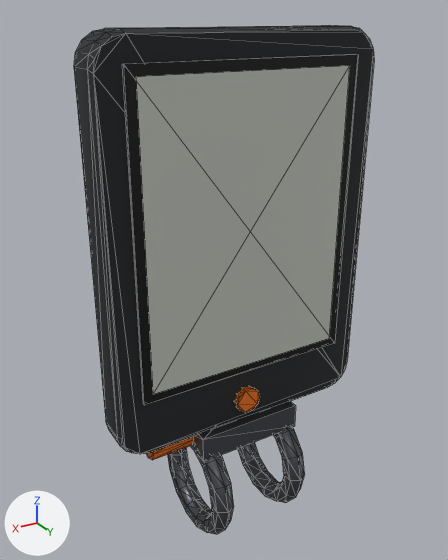
Renders of the glTF model assets/models/instrument.glb from each side of a commit.
Rendered twice from a 50 mm camera at (0.131, 0.21, 0.204) aimed at (0.001, -0.008, 0.095). The lights are fixed; the arrows at lower left show +X, +Y and +Z. The picture after the commit comes second. Mesh edges are drawn as thin lines. Vertices at exactly the same position are counted once.

Names of what the first picture shows: 'Body', 'Screen'.
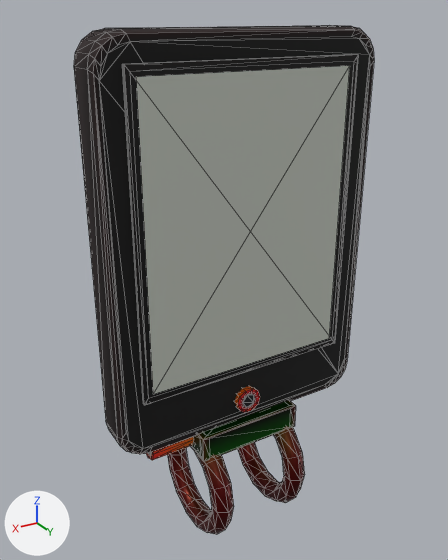
Where the change shows, as pixel boxes [x1, y1, x2, y2] in the pictures (448 x 560 px):
'Body', recoloured, reshaped
    both: [74, 26, 374, 534]
part 1 of me_body, reshaped
    both: [93, 30, 374, 462]

The change, as a list of edits to the scene's bpy script:
```text
Change mat_instrumentbutton:
    where n0 = _N.new('ShaderNodeBsdfPrincipled'); n0.name = 'Principled BSDF'
    remove n0.inputs[0].default_value = (0.89, 0.171, 0.00394, 1.0)  # 'Base Color', orange #f2730d
    add n2 = _N.new('ShaderNodeMix'); n2.name = 'Mix'
    add n2.data_type = 'RGBA'
    add n2.blend_type = 'MULTIPLY'
    add n2.inputs[0].default_value = 1.0  # 'Factor'
    add n2.inputs[7].default_value = (0.89, 0.171, 0.00394, 1.0)  # 'B', orange #f2730d
    add n3 = _N.new('ShaderNodeVertexColor'); n3.name = 'Color Attribute'
    add _L.new(n2.outputs[2], n0.inputs[0])  # 'Result' to 'Base Color'
    add _L.new(n3.outputs[0], n2.inputs[6])  # 'Color' to 'A'
Change mat_instrumentclamp:
    where n0 = _N.new('ShaderNodeBsdfPrincipled'); n0.name = 'Principled BSDF'
    remove n0.inputs[0].default_value = (0.1, 0.107, 0.119, 1.0)  # 'Base Color', dark grey #595c61
    add n2 = _N.new('ShaderNodeMix'); n2.name = 'Mix'
    add n2.data_type = 'RGBA'
    add n2.blend_type = 'MULTIPLY'
    add n2.inputs[0].default_value = 1.0  # 'Factor'
    add n2.inputs[7].default_value = (0.1, 0.107, 0.119, 1.0)  # 'B', dark grey #595c61
    add n3 = _N.new('ShaderNodeVertexColor'); n3.name = 'Color Attribute'
    add _L.new(n2.outputs[2], n0.inputs[0])  # 'Result' to 'Base Color'
    add _L.new(n3.outputs[0], n2.inputs[6])  # 'Color' to 'A'
Change me_body:
    used by ob_body; location = (0.0, 0.0, 0.0)
    remove me_body.from_pydata(...)  # 381 vertices, 730 faces; spans x -0.061..0.061, y -0.034..0.028, z -0.027..0.199
    add me_body.from_pydata(...)  # 545 vertices, 1058 faces; spans x -0.061..0.061, y -0.034..0.028, z -0.027..0.199
    me_body part 1
    112 faces are deleted
    156 vertices are added at x -0.058..0.058, y -0.027..0.015, z 0.021..0.195
    8 new vertices lie (0.044, 0.0, 0.0) away from vertices in x -0.022, y -0.015..0.015, z 0.021..0.033
    116 new faces join them, mat_instrumentcase
    60 new faces join them, mat_instrumentbezel
    100 new faces join them, mat_instrumentbutton
    164 new faces join them, mat_instrumentclamp
```
